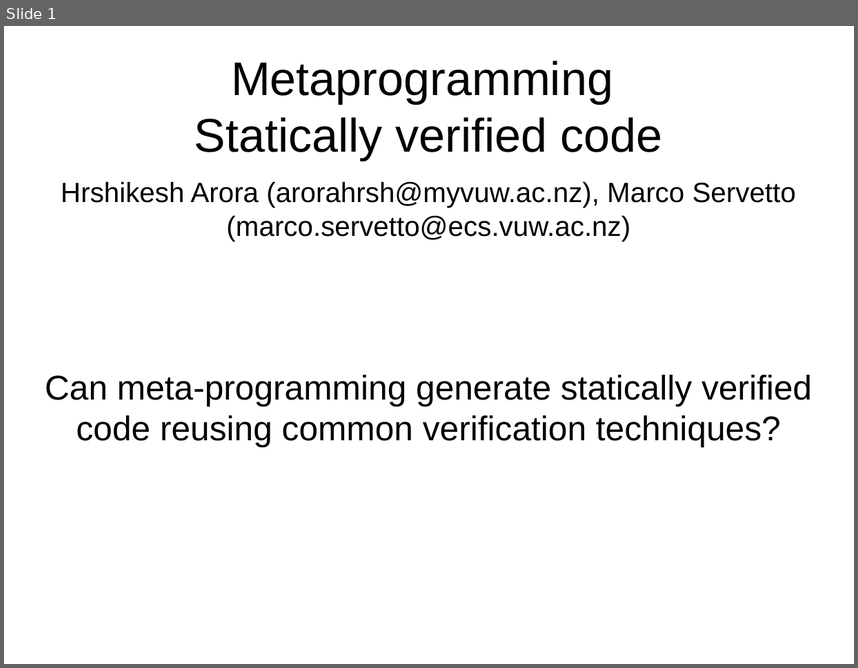
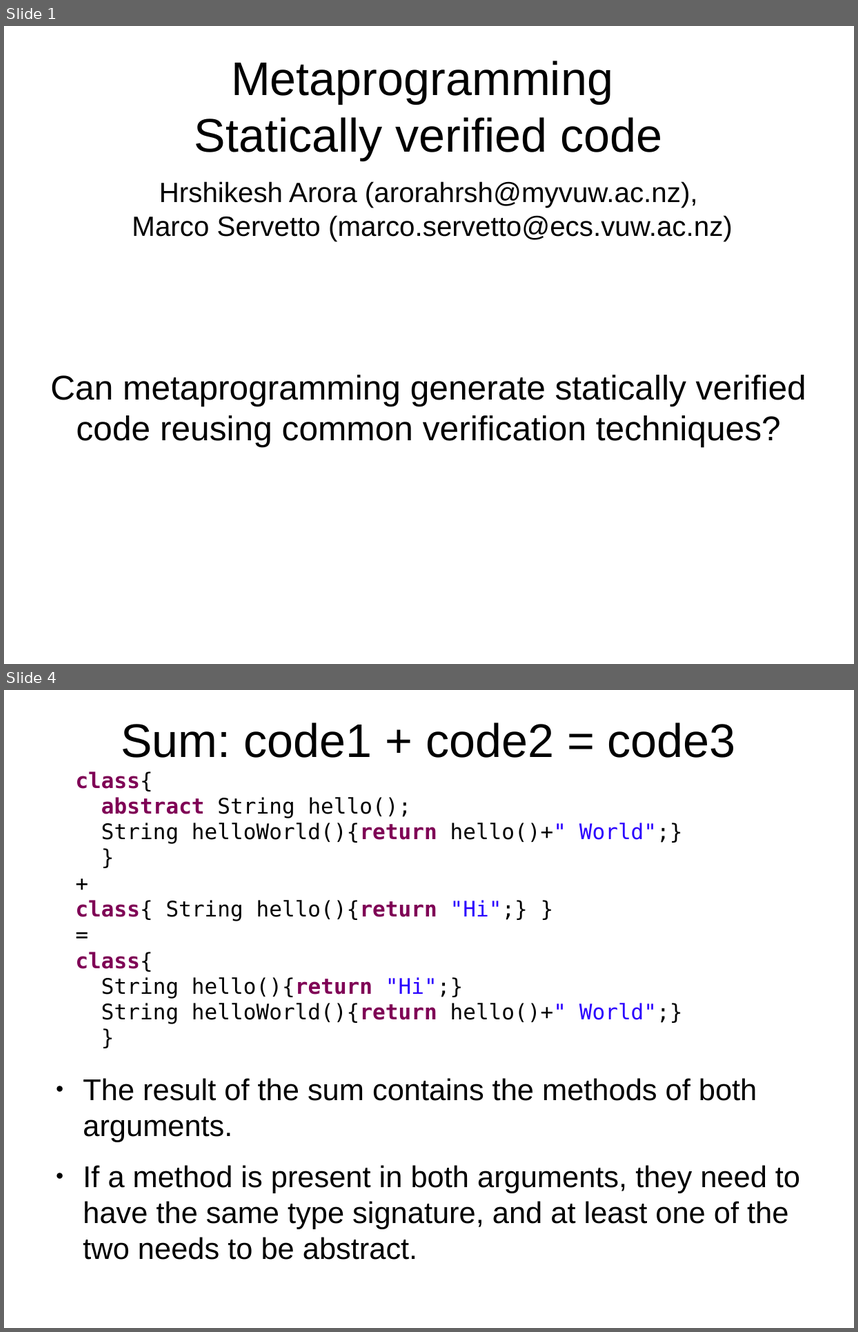
Before and after one commit to ElvisResearchGroup/L42, a slide deck: Main/papers/Sapling2/Slides.odp. Shown one above the other, each under a label of ours: slide 1 before the commit, slides 1 and 4 after it; the slides between them are not shown. The pictures are 858x668 and 858x1332 pixels, drawn with LibreOffice and Linux fonts; fonts in the diff are those of the drawing. Boxes give left, top, right and bottom in pixels: in the first picture for what was removed or moved away, otherwise in the second. Text is boxed around its words. In the diff, an @@ line names an element or a change of style, - is before the commit and + after.

```diff
--- a/Main/papers/Sapling2/Slides.odp
+++ b/Main/papers/Sapling2/Slides.odp
@@ slide 4 added at <box>4,690,854,1328</box>, background #FFFFFF @@
@@ title added at <box>121,722,736,758</box>, 44 pt, text #000000 @@
+Sum: code1 + code2 = code3
@@ text added at <box>76,771,683,1024</box>, 20 pt, text #000000 @@
+class{
+abstract String hello();
+String helloWorld(){return hello()+" World";}
+}
++
+class{ String hello(){return "Hi";} }
+=
+class{
+String hello(){return "Hi";}
+String helloWorld(){return hello()+" World";}
+}
@@ text added at <box>83,1078,800,1259</box>, 28 pt, text #000000 @@
+● The result of the sum contains the methods of both arguments.
+● If a method is present in both arguments, they need to have the same type signature, and at least one of the two needs to be abstract.
@@ slide 1 changed as well @@
@@ subtitle "Hrshikesh Arora (arorahrsh@myvuw.ac.nz), Marco Servetto ..." rewrapped from <box>61,181,796,241</box> to <box>132,181,733,241</box> @@
@@ text at <box>50,374,806,447</box>: text changed @@
-Can meta-programming generate statically verified code reusing common verification techniques?
+Can metaprogramming generate statically verified code reusing common verification techniques?
```
Also in this commit, not shown: 1 other slide changed, 9 other slides added, 4 slides removed, 1 other file.
